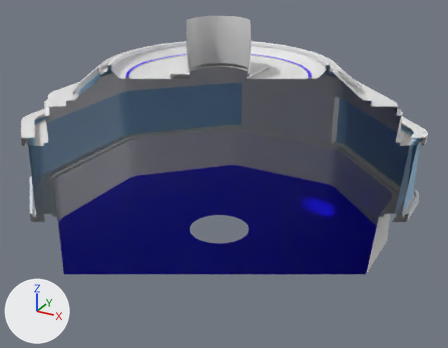
Two versions of the FBX model Models/FBX/FBX_SS_Module3_6x6.fbx, one commit apart.
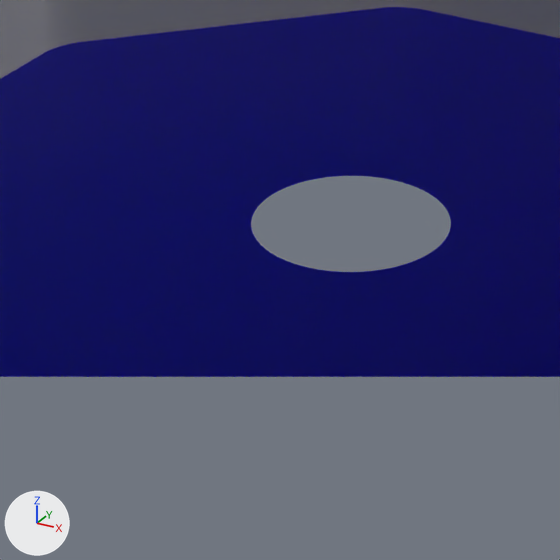
Each version appears first whole from a 50 mm camera at (5.67, -10.11, 6.34) aimed at (0.16, -0.08, 1.33), and next in a close-up on the part from 26% to 63% of the width and 47% to 94% of the height. The axes (+X, +Y, +Z) are drawn at lower left. The lights are the same throughout. Everything nearer to the camera than a plane just in front of the edit is cut away.

The older version as bpy lines, for what is in view:
```python
me_circle_002 = bpy.data.meshes.new('Circle.002')
me_circle_002.from_pydata(...)  # 248 vertices, 152 faces; spans x -3.25..3.25, y -3.25..3.25, z 0.0
me_circle_002.materials.append(mat_m_floor)  # blue #0f00ff
me_cube_009 = bpy.data.meshes.new('Cube.009')
me_cube_009.from_pydata(...)  # 1720 vertices, 1544 faces; spans x -3.73..3.73, y -3.73..3.73, z 0.0..2.7
me_cube_009.materials.append(mat_metal)  # white #e7e7e7
ob_floor_002 = bpy.data.objects.new('Floor.002', me_circle_002)
ob_floor_002.location = (0.0, 0.0, 0.0)
ob_walls_plain = bpy.data.objects.new('Walls_Plain', me_cube_009)
ob_walls_plain.location = (0.0, 0.0, 0.0)
```
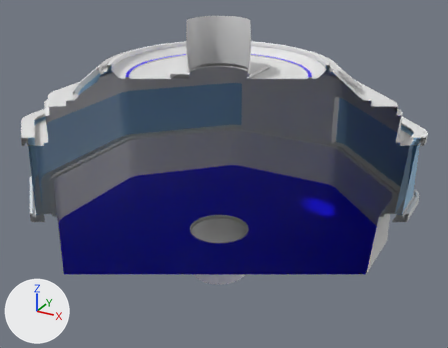
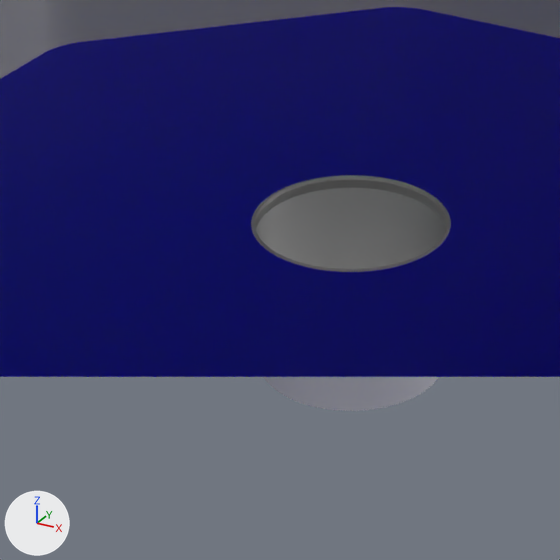
Boxes (x1, y1, x2, y2) around the edits, measured in the close-ups (560 x 560 px):
'Floor', added
    after: (251, 175, 451, 411)

What changed in the scene script:
```text
Add me_circle_003:
    me_circle_003.from_pydata(...)  # 592 vertices, 528 faces; spans x -0.65..0.65, y -0.9..0.9, z -1.0..0.01
    me_circle_003.materials.append(mat_metal)  # white #e7e7e7
Add ob_floor:
    ob_floor = bpy.data.objects.new('Floor', me_circle_003)
    ob_floor.location = (0.0, 0.0, 0.0)
```
